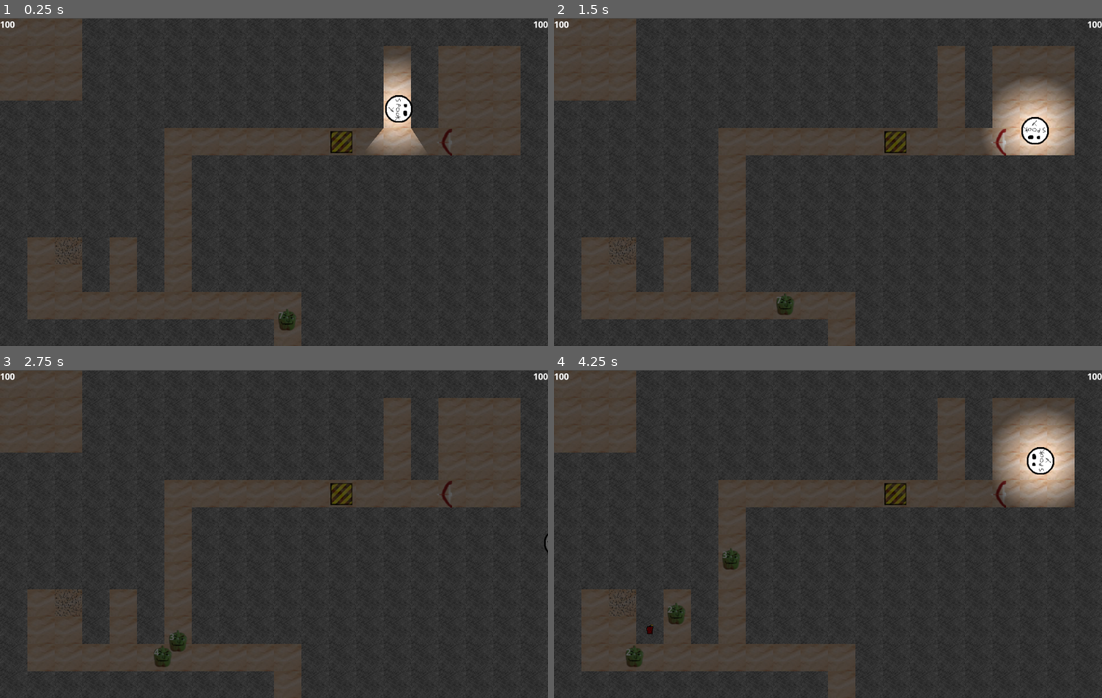
Above: before the commit, frames 1-4 (two rows, left to right).
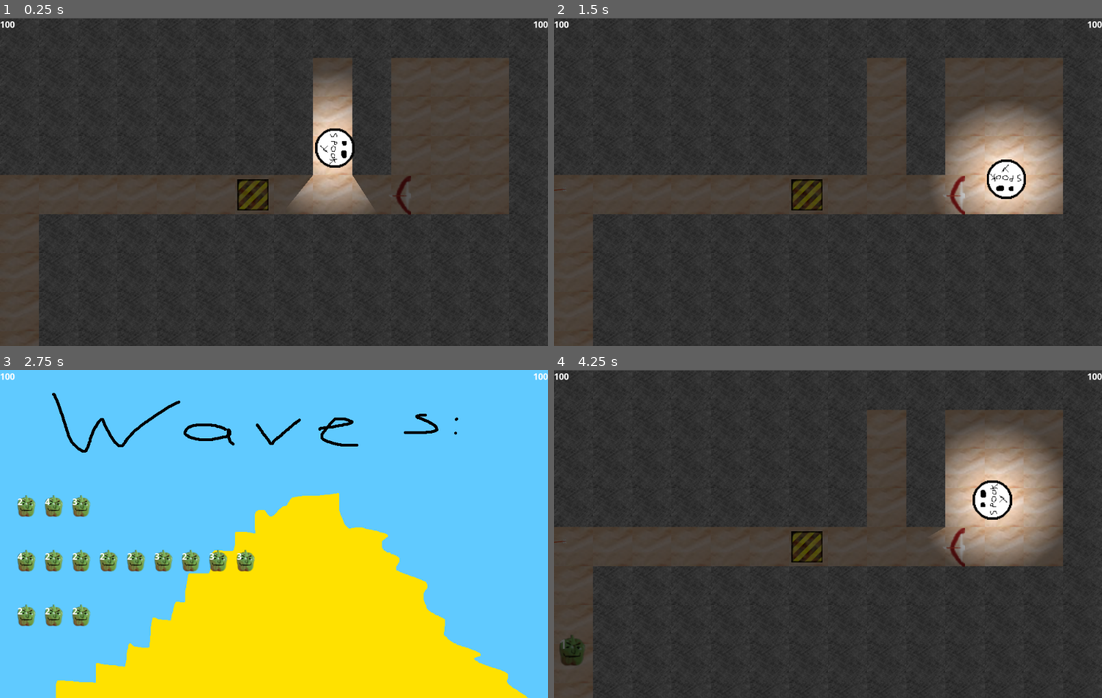
Above: after the commit, the same moments.

Repository: Solid-Squid-Contingent/LD-48
Game: Godot game, scene res://scenes/Main.tscn
Same seed, same stepped clock (60 frames per second), same inputs: the game is played once before the commit and once after it.
Inputs (mouse positions are in pixels of both pictures, inside the frame that each line leads up to):
- Up to frame 1 (0.25 s): no input
- Up to frame 2 (1.5 s): tap Enter at 0.5 s; move the mouse to (893, 142) at 0.52 s; hold D (right) 0.53-1.28 s; hold Right mouse button (interact) 0.53-1.28 s; click (893, 142) at 0.67 s; move the mouse to (718, 198) at 1.27 s; hold S (down) from 1.28 s (still down); click (718, 198) at 1.35 s
- Up to frame 3 (2.75 s): right-click (164, 550) at 1.55 s; move the mouse to (328, 461) at 2.02 s; release S (down) at 2.03 s; hold D (right) from 2.03 s (still down); hold Right mouse button (interact) from 2.03 s (still down)
- Up to frame 4 (4.25 s): move the mouse to (800, 599) at 2.77 s; release D (right) at 2.78 s; release Right mouse button (interact) at 2.78 s; hold W (up) 2.78-3.53 s; tap 0 at 2.85 s; click (800, 599) at 2.92 s; right-click (800, 599) at 3.05 s; move the mouse to (992, 583) at 3.52 s; hold A (left) from 3.53 s (still down); hold Right mouse button (interact) from 3.53 s (still down); tap 9 at 3.6 s

The runs differ from the first frame. In frame 1, 25% of the frame differs, in the area x 0-100%, y 0-100%; in frame 2, 27%; in frame 3, 100%; in frame 4, 28%.

Commit message:
Add enemy spawner, wave overview; some clean-up

Diff:
--- /dev/null
+++ b/scenes/EnemySpawner.tscn
@@ -0,0 +1,12 @@
+[gd_scene load_steps=3 format=2]
+
+[ext_resource path="res://resources/graphics/Spawner.png" type="Texture" id=1]
+[ext_resource path="res://scripts/EnemySpawner.gd" type="Script" id=2]
+
+[node name="EnemySpawner" type="Sprite"]
+texture = ExtResource( 1 )
+script = ExtResource( 2 )
+
+[node name="SpawnTimer" type="Timer" parent="."]
+
+[connection signal="timeout" from="SpawnTimer" to="." method="_on_SpawnTimer_timeout"]
--- a/scenes/Main.tscn
+++ b/scenes/Main.tscn
@@ -1,11 +1,13 @@
-[gd_scene load_steps=9 format=2]
+[gd_scene load_steps=11 format=2]
 
 [ext_resource path="res://scenes/UI.tscn" type="PackedScene" id=1]
 [ext_resource path="res://resources/TileSet.tres" type="TileSet" id=2]
-[ext_resource path="res://scenes/Enemy.tscn" type="PackedScene" id=3]
-[ext_resource path="res://scenes/Layout.gd" type="Script" id=4]
+[ext_resource path="res://scripts/WaveScreen.gd" type="Script" id=3]
+[ext_resource path="res://scripts/Layout.gd" type="Script" id=4]
 [ext_resource path="res://scenes/Spikes.tscn" type="PackedScene" id=5]
 [ext_resource path="res://scenes/Player.tscn" type="PackedScene" id=6]
+[ext_resource path="res://scenes/EnemySpawner.tscn" type="PackedScene" id=7]
+[ext_resource path="res://resources/graphics/WavesScreen.png" type="Texture" id=8]
 [ext_resource path="res://scenes/ArrowTrap.tscn" type="PackedScene" id=9]
 [ext_resource path="res://scenes/PressurePlate.tscn" type="PackedScene" id=10]
 
@@ -31,9 +33,6 @@
 [node name="PressurePlate" parent="Labyrinth" instance=ExtResource( 10 )]
 position = Vector2( 623.272, 226.61 )
 
-[node name="Enemy" parent="." instance=ExtResource( 3 )]
-position = Vector2( 526.896, 578.138 )
-
 [node name="Spikes" parent="." instance=ExtResource( 5 )]
 position = Vector2( 124.939, 426.414 )
 collision_mask = 4
@@ -45,6 +44,24 @@
 
 [node name="UILayer" type="CanvasLayer" parent="."]
 
+[node name="WaveScreen" type="TextureRect" parent="UILayer" groups=[
+"WaveScreen",
+]]
+pause_mode = 2
+visible = false
+margin_right = 1000.0
+margin_bottom = 600.0
+texture = ExtResource( 8 )
+script = ExtResource( 3 )
+__meta__ = {
+"_edit_use_anchors_": false
+}
+
+[node name="Container" type="Control" parent="UILayer/WaveScreen"]
+pause_mode = 1
+margin_right = 40.0
+margin_bottom = 40.0
+
 [node name="UI" parent="UILayer" instance=ExtResource( 1 )]
 
 [node name="ArrowTrap" parent="." instance=ExtResource( 9 )]
@@ -54,3 +71,8 @@
 
 [node name="CanvasModulate" type="CanvasModulate" parent="."]
 color = Color( 0.34, 0.34, 0.34, 1 )
+
+[node name="EnemySpawner" parent="." groups=[
+"EnemySpawner",
+] instance=ExtResource( 7 )]
+position = Vector2( 525, 575 )
--- a/scenes/Player.tscn
+++ b/scenes/Player.tscn
@@ -34,3 +34,11 @@
 __meta__ = {
 "_editor_description_": ""
 }
+
+[node name="Camera2D" type="Camera2D" parent="."]
+current = true
+zoom = Vector2( 0.7, 0.7 )
+limit_left = 0
+limit_top = 0
+limit_right = 1000
+limit_bottom = 600
--- a/scenes/Spikes.tscn
+++ b/scenes/Spikes.tscn
@@ -1,6 +1,6 @@
 [gd_scene load_steps=4 format=2]
 
-[ext_resource path="res://resources/spikes.png" type="Texture" id=1]
+[ext_resource path="res://resources/graphics/spikes.png" type="Texture" id=1]
 [ext_resource path="res://scripts/Spikes.gd" type="Script" id=2]
 
 [sub_resource type="RectangleShape2D" id=1]
--- a/scenes/UI.tscn
+++ b/scenes/UI.tscn
@@ -1,6 +1,6 @@
 [gd_scene load_steps=3 format=2]
 
-[ext_resource path="res://scenes/UI.gd" type="Script" id=1]
+[ext_resource path="res://scripts/UI.gd" type="Script" id=1]
 [ext_resource path="res://resources/fonts/OpenSans-Bold.tres" type="DynamicFont" id=2]
 
 [node name="UI" type="Control"]
--- a/scripts/Enemy.gd
+++ b/scripts/Enemy.gd
@@ -34,8 +34,8 @@
 	var maxHealth: int = 100
 	var health: int = maxHealth
 
-var individualStats = [Stats.new(), Stats.new(), Stats.new(), Stats.new(), Stats.new(), Stats.new(), Stats.new()]
-var groupStats = Stats.new()
+var individualStats = [Stats.new()]
+var groupStats: Stats = Stats.new()
 
 # Called when the node enters the scene tree for the first time.
 func _ready():
@@ -70,6 +70,7 @@
 		if individualStats[hitIndividualIndex].health <= 0:
 			individualStats.remove(hitIndividualIndex)
 
+	updateRendering()
 
 func positionInMap():
 	return layout.world_to_map(layout.to_local(global_position))
@@ -129,6 +130,7 @@
 		groupStats.health += stat.health
 
 	groupStats.speed /= individualStats.size()
+	updateRendering()
 
 func seperateGroup(stats, i):
 	var enemy : Enemy = enemyScene.instance()
@@ -230,7 +232,7 @@
 			dynamite.position = centeredWorldPosition(demolishPos)
 			get_parent().add_child(dynamite)
 
-func _process(_delta):
+func updateRendering():
 	$Label.text = String(individualStats.size())
 
 func _physics_process(delta):
--- /dev/null
+++ b/scripts/EnemySpawner.gd
@@ -0,0 +1,36 @@
+extends Sprite
+
+onready var enemyScene = preload("res://scenes/Enemy.tscn")
+
+var waves = []
+
+func _ready():
+	spawnEnemy()
+
+func generateWave():
+	var wave = []
+	for _i in range(rand_range(2,10)):
+		var enemy : Enemy = enemyScene.instance()
+		enemy.individualStats = []
+		for _u in range(rand_range(2,5)):
+			enemy.individualStats.append(Enemy.Stats.new())
+		enemy.updateGroupStats()
+		wave.append(enemy)
+	waves.append(wave)
+func spawnEnemy():
+	while waves.size() < 3:
+		generateWave()
+
+	var enemy = waves[0].pop_front()
+	enemy.position = position
+	get_parent().call_deferred("add_child", enemy)
+
+	if waves[0].empty():
+		waves.pop_front()
+		generateWave()
+		$SpawnTimer.start(rand_range(10.0, 11.0))
+	else:
+		$SpawnTimer.start(rand_range(5.0, 6.0))
+
+func _on_SpawnTimer_timeout():
+	spawnEnemy()
--- a/scripts/Player.gd
+++ b/scripts/Player.gd
@@ -20,6 +20,8 @@
 var mode = MODES.DEFAULT
 
 var connectOrigin
+
+var waveScreen
 
 
 onready var lampScene = preload("res://scenes/Lamp.tscn")
@@ -44,6 +46,7 @@
 
 func _ready():
 	layout = get_tree().get_nodes_in_group('Layout')[0]
+	waveScreen = get_tree().get_nodes_in_group('WaveScreen')[0]
 
 func connectTrap(node):
 	connectOrigin.connectToTrap(node)
@@ -56,12 +59,10 @@
 	connectOrigin = node
 	mode = MODES.CONNECTING_TRAPS
 	$Sprite.texture = buildingImage
-	print(mode)
 
 func changeToDefaultMode():
 	mode = MODES.DEFAULT
 	$Sprite.texture = pharaohImage
-	print(mode)
 
 func positionInMap(pos):
 	return layout.world_to_map(layout.to_local(pos))
@@ -121,3 +122,7 @@
 	get_input()
 	look_at(position + velocity)
 	velocity = move_and_slide(velocity)
+	if position.x < 0 or position.x > 1000 or position.y < 0 or position.y > 600:
+		waveScreen.show()
+		position.x = clamp(position.x, 0, 1000)
+		position.y = clamp(position.y, 0, 600)
--- a/scripts/PressurePlate.gd
+++ b/scripts/PressurePlate.gd
@@ -15,13 +15,11 @@
 
 
 func activateTraps():
-	print("pressed")
 	for trap in connectedTraps:
 		trap.activate()
 
 func connectToTrap(node):
 	connectedTraps.append(node)
-	print("connected something")
 
 func _on_PressurePlate_body_entered(_body):
 	if bodiesOnPlate == 0:
--- /dev/null
+++ b/scripts/WaveScreen.gd
@@ -0,0 +1,28 @@
+extends TextureRect
+
+
+var enemySpawner
+onready var container = $Container
+
+func _ready():
+	enemySpawner = get_tree().get_nodes_in_group("EnemySpawner")[0]
+
+func show():
+	get_tree().paused = true
+	visible = true
+	var waveIndex = 0
+	for wave in enemySpawner.waves:
+		var enemyIndex = 0
+		for enemy in wave:
+			enemy.position.x = 50 + 50 * enemyIndex
+			enemy.position.y = 250 + 100 * waveIndex
+			container.add_child(enemy)
+			enemyIndex += 1
+		waveIndex += 1
+
+func _input(event):
+	if visible and event is InputEventKey and event.pressed and !event.echo:
+		get_tree().paused = false
+		visible = false
+		while container.get_child_count() > 0:
+			container.remove_child(container.get_child(0))
Binary file added: resources/graphics/Spawner.png
Not shown, added: resources/graphics/Spawner.png.import
Binary file added: resources/graphics/WavesScreen.png
Not shown, added: resources/graphics/WavesScreen.png.import
Renamed: resources/spikes.png -> resources/graphics/spikes.png
Not shown, added: resources/graphics/spikes.png.import
Not shown, added: resources/graphics/walls/Wall freistehend.png.import
Not shown, added: resources/graphics/walls/Wall links offen.png.import
Not shown, changed: resources/graphics/walls/Wall links rechts offen.png.import
Not shown, added: resources/graphics/walls/Wall oben links offen.png.import
Not shown, added: resources/graphics/walls/Wall oben links rechts offen.png.import
Not shown, added: resources/graphics/walls/Wall oben offen.png.import
(and 12 more such lines)
